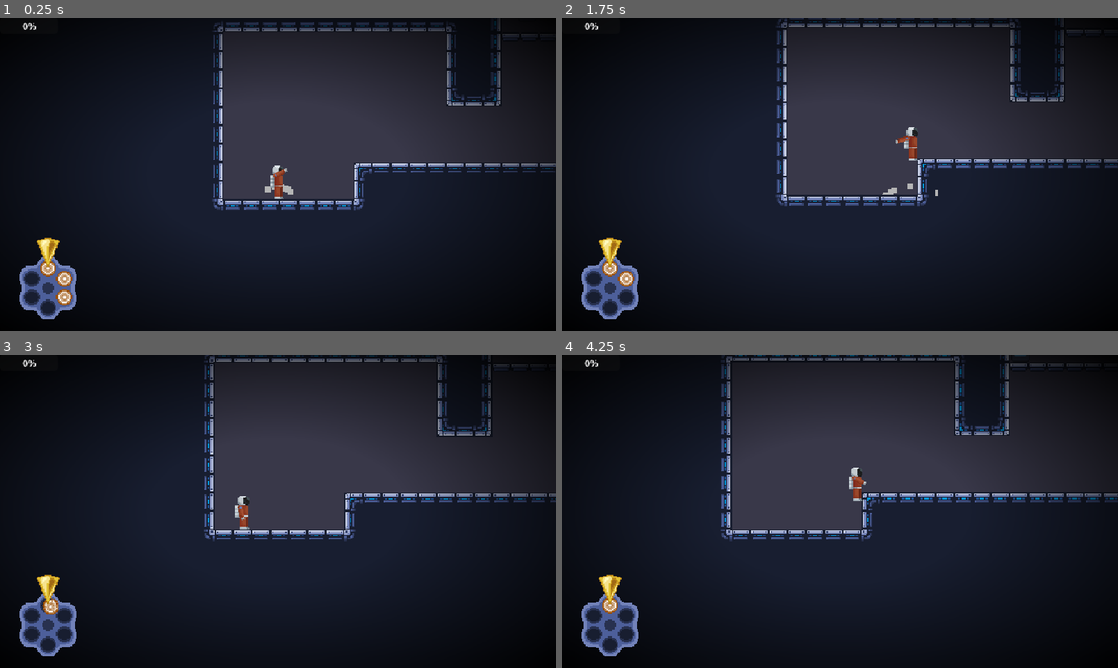
Above: before the commit, frames 1-4 (two rows, left to right).
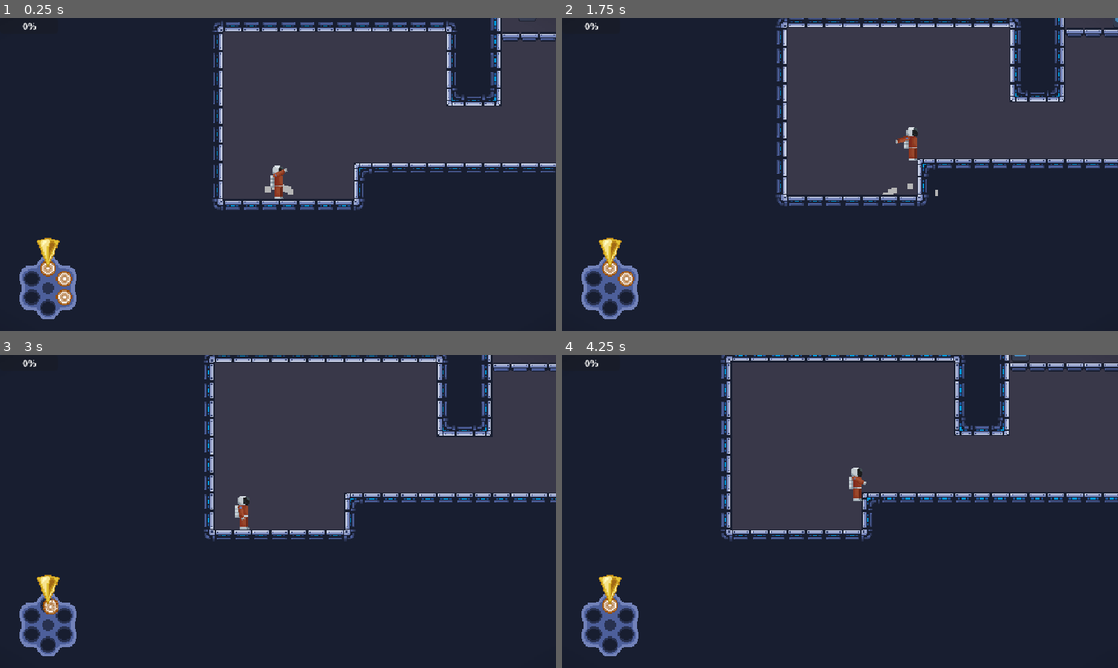
Above: after the commit, the same moments.

Repository: ygda-org/revolver
Game: Godot game, scene res://main/main.tscn
Same seed, same stepped clock (60 frames per second), same inputs: the game is played once before the commit and once after it. The engine's default icon, where the game draws it, is replaced by a stand-in: a white triangle on a blue panel in a dark square. Sound files missing from this copy of the repository are replaced by a short silence.
Inputs (mouse positions are in pixels of both pictures, inside the frame that each line leads up to):
- Up to frame 1 (0.25 s): no input
- Up to frame 2 (1.75 s): tap Enter (ui_accept) at 0.5 s; move the mouse to (962, 158) at 0.52 s; hold S (drop) 0.53-1.28 s; hold D (right) from 0.53 s (still down); tap Space (jump) at 0.77, 1.52 s; move the mouse to (728, 190) at 1.27 s; click (728, 190) at 1.35 s
- Up to frame 3 (3 s): move the mouse to (333, 442) at 2.02 s; release D (right) at 2.03 s; hold A (left) 2.03-2.78 s; hold S (drop) 2.03-2.78 s; move the mouse to (250, 574) at 2.77 s; hold D (right) from 2.78 s (still down); click (250, 574) at 2.85 s
- Up to frame 4 (4.25 s): keep holding D (right); tap Space (jump) at 3.02, 3.77 s; move the mouse to (1006, 558) at 3.52 s; hold S (drop) from 3.53 s (still down)

The runs differ from the first frame. In frame 1, 33% of the frame differs, in the area x 0-100%, y 0-100%; in frame 2, 33%; in frame 3, 33%; in frame 4, 34%.

Commit message:
vignette adjusty

Diff:
--- a/ui/hud.gd
+++ b/ui/hud.gd
@@ -12,7 +12,7 @@
 	if GameState.player.health == 1:
 		$Vignette.scale = $Vignette.scale.lerp(Vector2(1,1), delta*15)
 	else:
-		$Vignette.scale = $Vignette.scale.lerp(Vector2(1.5, 1.5), delta*10)
+		$Vignette.scale = $Vignette.scale.lerp(Vector2(3, 3), delta*10)
 	if $HitStaticTimer.is_stopped():
 		$HitStatic.material.set_shader_parameter("multiplier", move_toward($HitStatic.material.get_shader_parameter("multiplier"), 0.0, delta * 2))
 	else:
--- a/ui/hud.tscn
+++ b/ui/hud.tscn
@@ -8,8 +8,8 @@
 [ext_resource type="Shader" uid="uid://c8yaabuks5t8i" path="res://ui/hud.gdshader" id="6_1v5rv"]
 
 [sub_resource type="Gradient" id="Gradient_546lt"]
-offsets = PackedFloat32Array(0, 0.21906355, 0.67391306, 0.78762543)
-colors = PackedColorArray(1, 1, 1, 0, 0, 0, 0, 0, 0, 0, 0, 1, 0, 0, 0, 1)
+offsets = PackedFloat32Array(0, 0.30602008, 0.74749166)
+colors = PackedColorArray(1, 1, 1, 0, 0, 0, 0, 0, 0, 0, 0, 1)
 
 [sub_resource type="GradientTexture2D" id="GradientTexture2D_546lt"]
 gradient = SubResource("Gradient_546lt")
@@ -142,7 +142,7 @@
 offset_bottom = 270.0
 grow_horizontal = 2
 grow_vertical = 2
-scale = Vector2(1.5, 1.5)
+scale = Vector2(3, 3)
 pivot_offset = Vector2(480, 270)
 texture = SubResource("GradientTexture2D_546lt")
 
